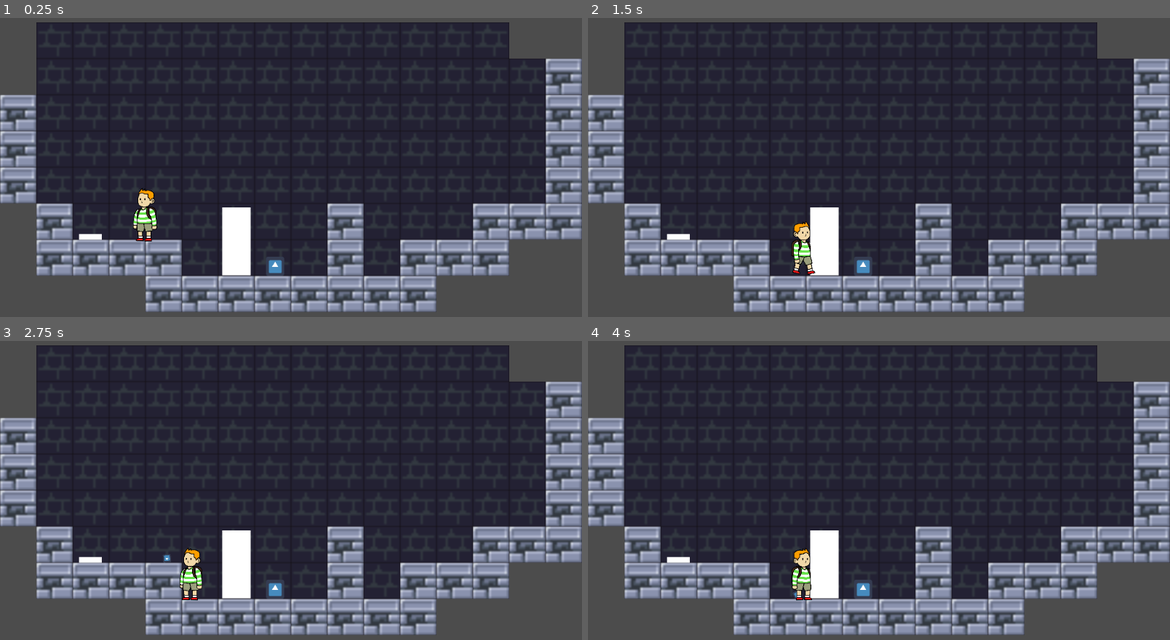
Above: before the commit, frames 1-4 (two rows, left to right).
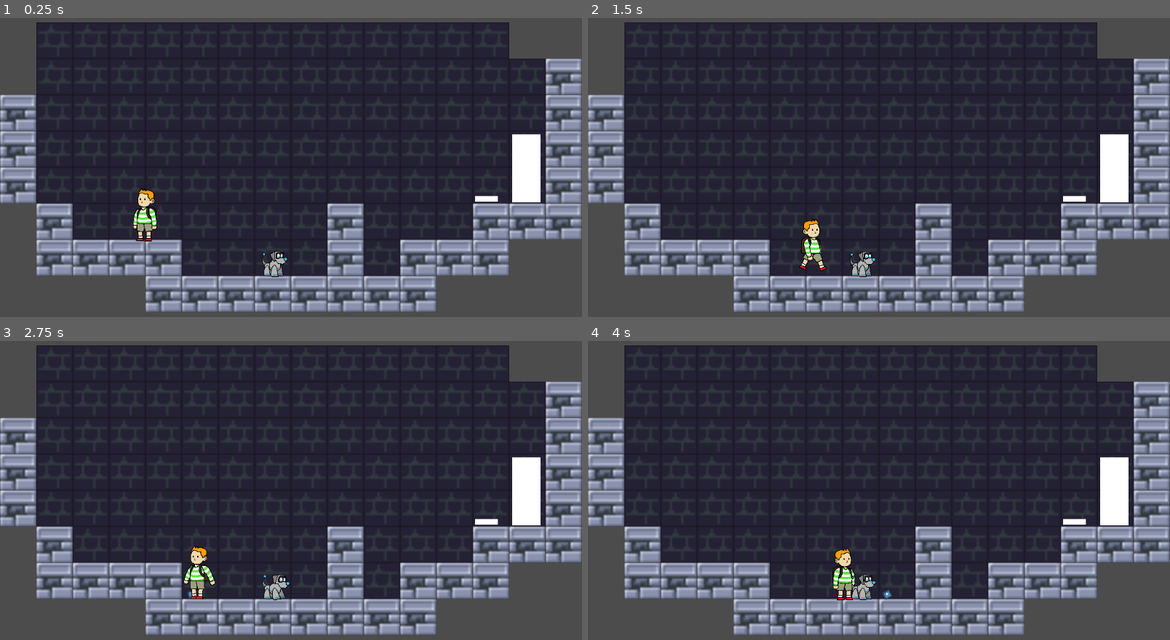
Above: after the commit, the same moments.

Repository: FavouredFool/special-disco
Game: Godot game, scene res://Scenes/Main.tscn
The game is run twice, just before and just after one commit, with the same random seed, the same clock (stepped at 60 frames per second) and the same inputs. The engine's default icon, where the game draws it, is replaced by a stand-in: a white triangle on a blue panel in a dark square.
Inputs (mouse positions are in pixels of both pictures, inside the frame that each line leads up to):
- Up to frame 1 (0.25 s): no input
- Up to frame 2 (1.5 s): move the mouse to (1007, 137) at 0.52 s; hold D (move_right) from 0.53 s (still down); tap Space (jump) at 0.6, 0.77, 1.07 s; click (1007, 137) at 0.67 s; move the mouse to (762, 173) at 1.27 s; click (762, 173) at 1.35 s
- Up to frame 3 (2.75 s): tap Space (jump) at 1.52, 1.55, 1.82, 2.1 s; move the mouse to (349, 403) at 2.02 s; release D (move_right) at 2.03 s; hold A (move_left) from 2.03 s (still down)
- Up to frame 4 (4 s): move the mouse to (849, 547) at 2.77 s; release A (move_left) at 2.78 s; hold D (move_right) from 2.78 s (still down); click (849, 547) at 2.85 s; tap Space (jump) at 3.02, 3.05, 3.32, 3.6, 3.77 s; move the mouse to (1053, 529) at 3.52 s

The runs differ from the first frame. In frame 1, 2.7% of the frame differs, in the area x 13-93%, y 38-87%; in frame 2, 3.1%; in frame 3, 3.4%; in frame 4, 3.5%.

Commit message:
feat: Added DogAnimation

Diff:
--- a/Levels/Level_X.tscn
+++ b/Levels/Level_X.tscn
@@ -78,10 +78,10 @@
 [node name="BallSpawner" parent="." instance=ExtResource( 2 )]
 
 [node name="Door" parent="." instance=ExtResource( 5 )]
-position = Vector2( 416, 451 )
+position = Vector2( 926, 322 )
 
 [node name="Button" parent="." instance=ExtResource( 6 )]
-position = Vector2( 159, 448 )
+position = Vector2( 856, 381 )
 
 [connection signal="button_pressed" from="Button" to="Door" method="_on_Button_button_pressed"]
 [connection signal="button_released" from="Button" to="Door" method="_on_Button_button_released"]
--- a/Scenes/Dog.tscn
+++ b/Scenes/Dog.tscn
@@ -1,10 +1,10 @@
 [gd_scene load_steps=4 format=2]
 
-[ext_resource path="res://icon.png" type="Texture" id=1]
 [ext_resource path="res://Scripts/DogScript.gd" type="Script" id=2]
+[ext_resource path="res://Scenes/DogRig.tscn" type="PackedScene" id=3]
 
 [sub_resource type="RectangleShape2D" id=1]
-extents = Vector2( 17, 17 )
+extents = Vector2( 22.0001, 20.9999 )
 
 [node name="Dog" type="KinematicBody2D" groups=["dog"]]
 collision_layer = 4
@@ -12,12 +12,12 @@
 collision/safe_margin = 1.0
 script = ExtResource( 2 )
 speed = 100.0
-
-[node name="Sprite" type="Sprite" parent="."]
-position = Vector2( -4.76837e-07, 4.76837e-07 )
-scale = Vector2( 0.5, 0.53125 )
-texture = ExtResource( 1 )
+jump_strength = 1200.0
 
 [node name="CollisionShape2D" type="CollisionShape2D" parent="."]
+position = Vector2( -4.76837e-07, -2 )
 rotation = 1.5708
 shape = SubResource( 1 )
+
+[node name="DogRig" parent="." instance=ExtResource( 3 )]
+scale = Vector2( 0.104291, 0.104291 )
--- a/Scripts/DogScript.gd
+++ b/Scripts/DogScript.gd
@@ -5,6 +5,7 @@
 
 onready var ballSpawner : BallSpawner = get_node("../BallSpawner")
 onready var player : KinematicBody2D = get_node("../Player")
+onready var animationPlayer : AnimationPlayer = get_node("./DogRig/AnimationPlayer")
 
 const UP_DIRECTION : Vector2 = Vector2.UP
 
@@ -32,6 +33,25 @@
 var come_to_player : bool = false
 var first_command_frame : bool = false
 
+func _process(delta):
+	var scaleX = animationPlayer.get_parent().get_scale().x
+
+	if sign(_velocity.x) > 0:
+		scaleX = abs(animationPlayer.get_parent().get_scale().x)
+	elif sign(_velocity.x) < 0:
+		scaleX = -abs(animationPlayer.get_parent().get_scale().x)
+
+	animationPlayer.get_parent().set_scale(Vector2(scaleX, animationPlayer.get_parent().get_scale().y))
+
+	var is_falling : bool = _velocity.y > 0.0 and not is_on_floor()
+
+	if is_on_floor():
+		if _velocity.x == 0:
+			animationPlayer.play("idle")
+		else:
+			animationPlayer.play("walk", 0.15)
+
+
 func _physics_process(delta:float) -> void:
 
 	if is_on_floor():
@@ -56,12 +76,13 @@
 
 	# Jump
 	if _desires_jump:
+		animationPlayer.play("jump", 0.15, 2.0)
 		_velocity.y = -jump_strength
 		_desires_jump = false
 
 	_velocity.y += gravity * delta
 
-	_velocity = move_and_slide(_velocity)
+	_velocity = move_and_slide(_velocity, Vector2.UP)
 
 
 func command_stay():
